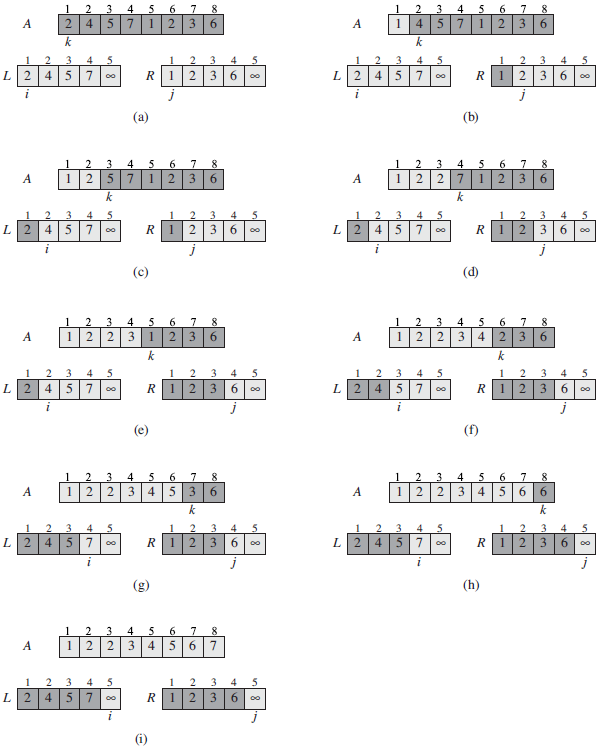
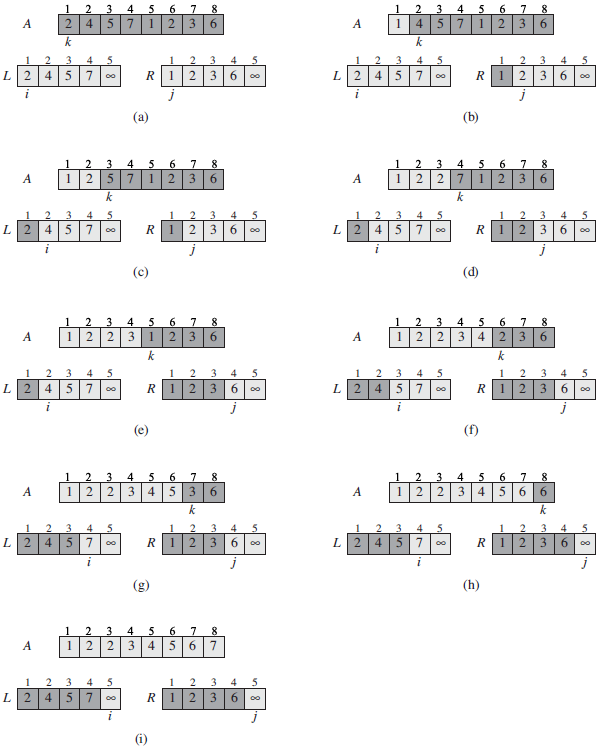
Layer changes from the first w=600, h=750 image to the second:
removed layer "index i" over [65, 626, 217, 636]
removed layer "index h" over [395, 472, 547, 482]
removed layer "index g" over [65, 472, 217, 482]
removed layer "index f" over [395, 317, 547, 327]
removed layer "index e" over [65, 317, 217, 327]
removed layer "index d" over [395, 159, 547, 169]
removed layer "index c" over [65, 159, 217, 169]
removed layer "index b" over [395, 4, 547, 14]
removed layer "index a" over [65, 4, 217, 14]
removed layer "02" over [65, 317, 547, 636]
added group "merge with sentinel" (1st of 2) with 1 layers above "图层 1" over [65, 4, 547, 636]
renamed "01" to "merge with sentinel", moved it into group "merge with sentinel", painted on it over [65, 4, 547, 636]
